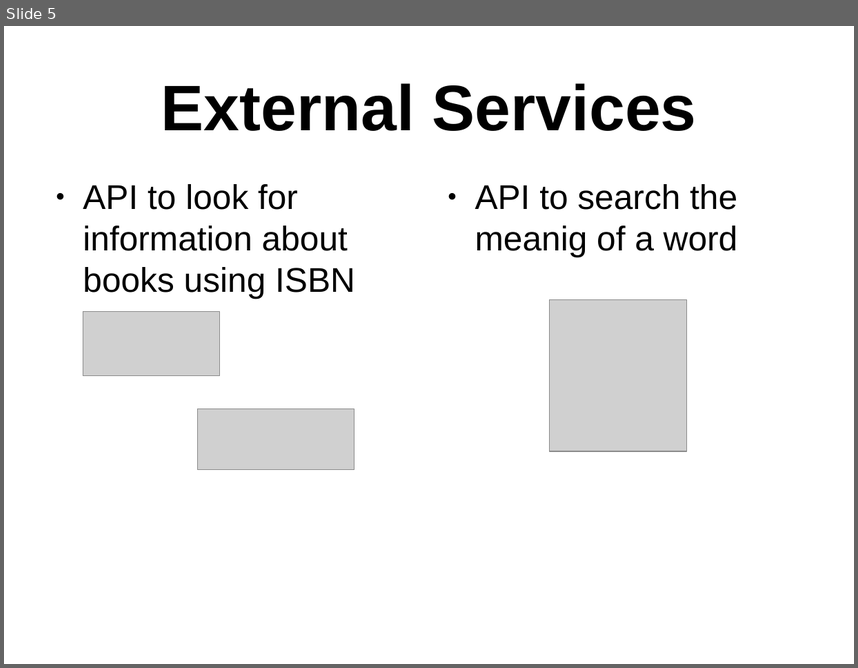
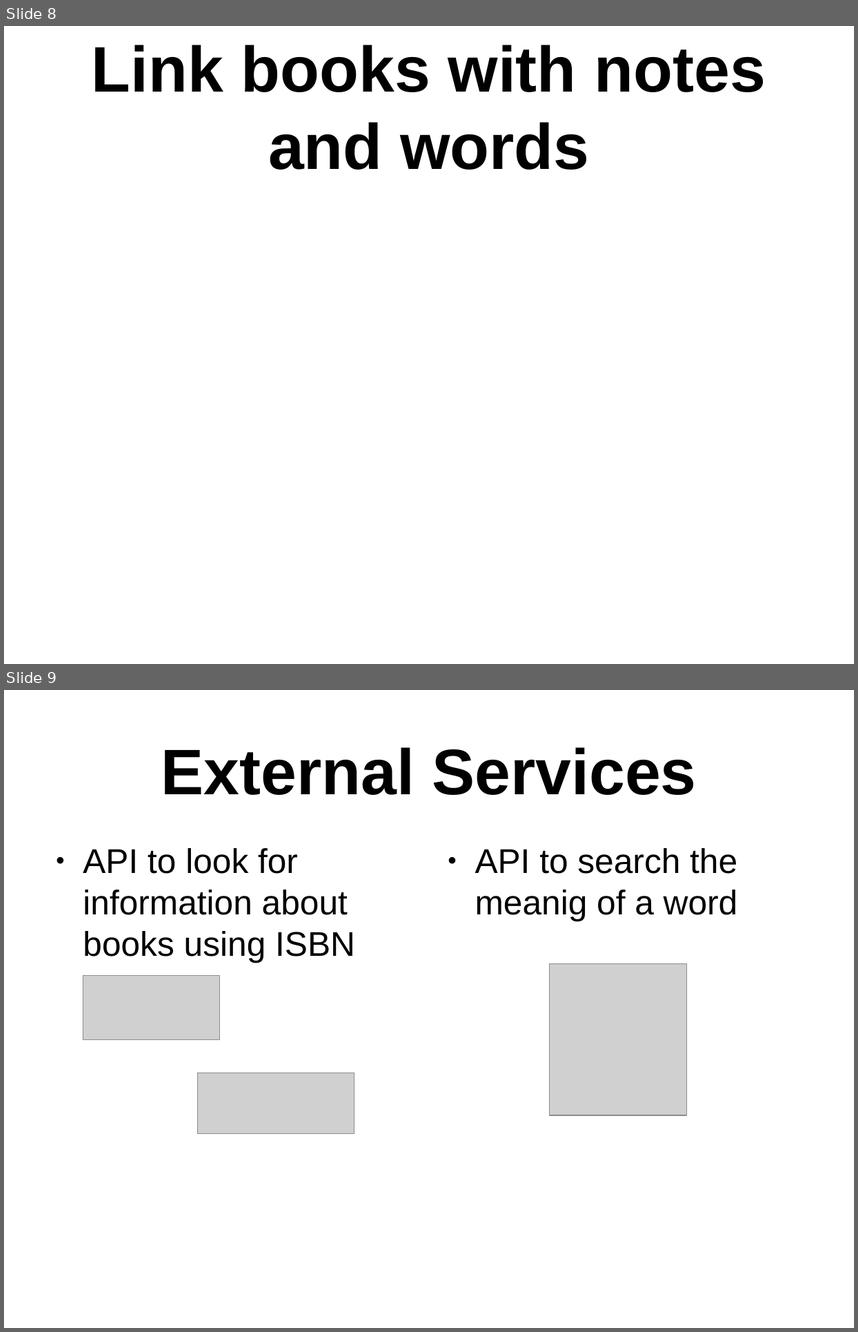
Before and after one commit to FAngelo94/Oleggo, a slide deck: Shor Presentation.odp. Shown one above the other, each under a label of ours: slide 5 before the commit, slides 8 and 9 after it. The pictures are 858x668 and 858x1332 pixels, drawn with LibreOffice and Linux fonts; fonts in the diff are those of the drawing; grey boxes stand for pictures. Boxes give left, top, right and bottom in pixels: in the first picture for what was removed or moved away, otherwise in the second. Text is boxed around its words. In the diff, an @@ line names an element or a change of style, - is before the commit and + after.

```diff
--- a/Shor Presentation.odp
+++ b/Shor Presentation.odp
@@ slide 8 added at (4,26,854,664), background #FFFFFF @@
@@ title added at (92,45,766,170), 60 pt, text #000000, bold @@
+Link books with notes and words
@@ what was slide 5 is now slide 9 @@
```
Also in this commit, not shown: 4 slides changed, 4 other slides added.
